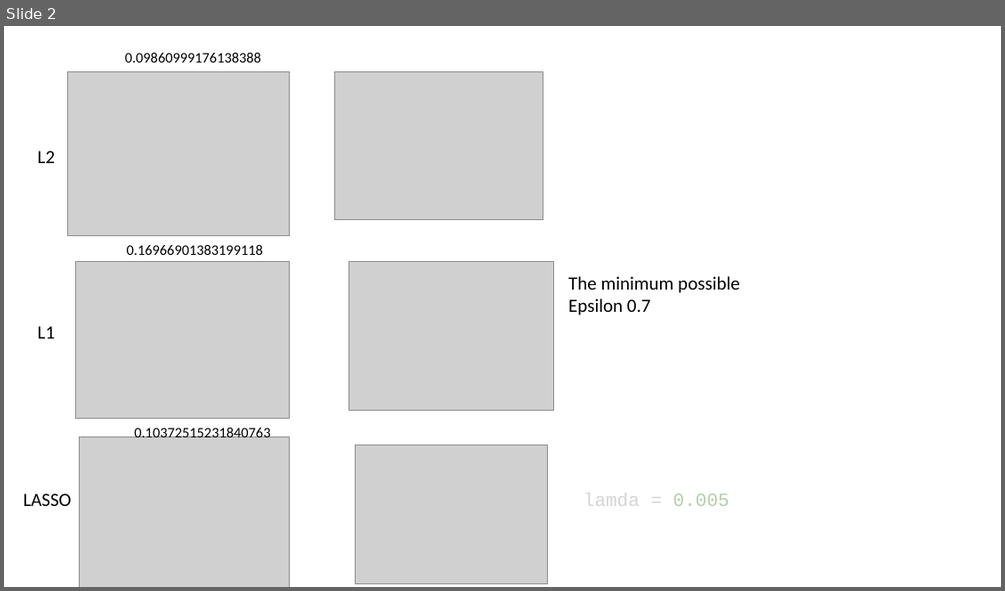
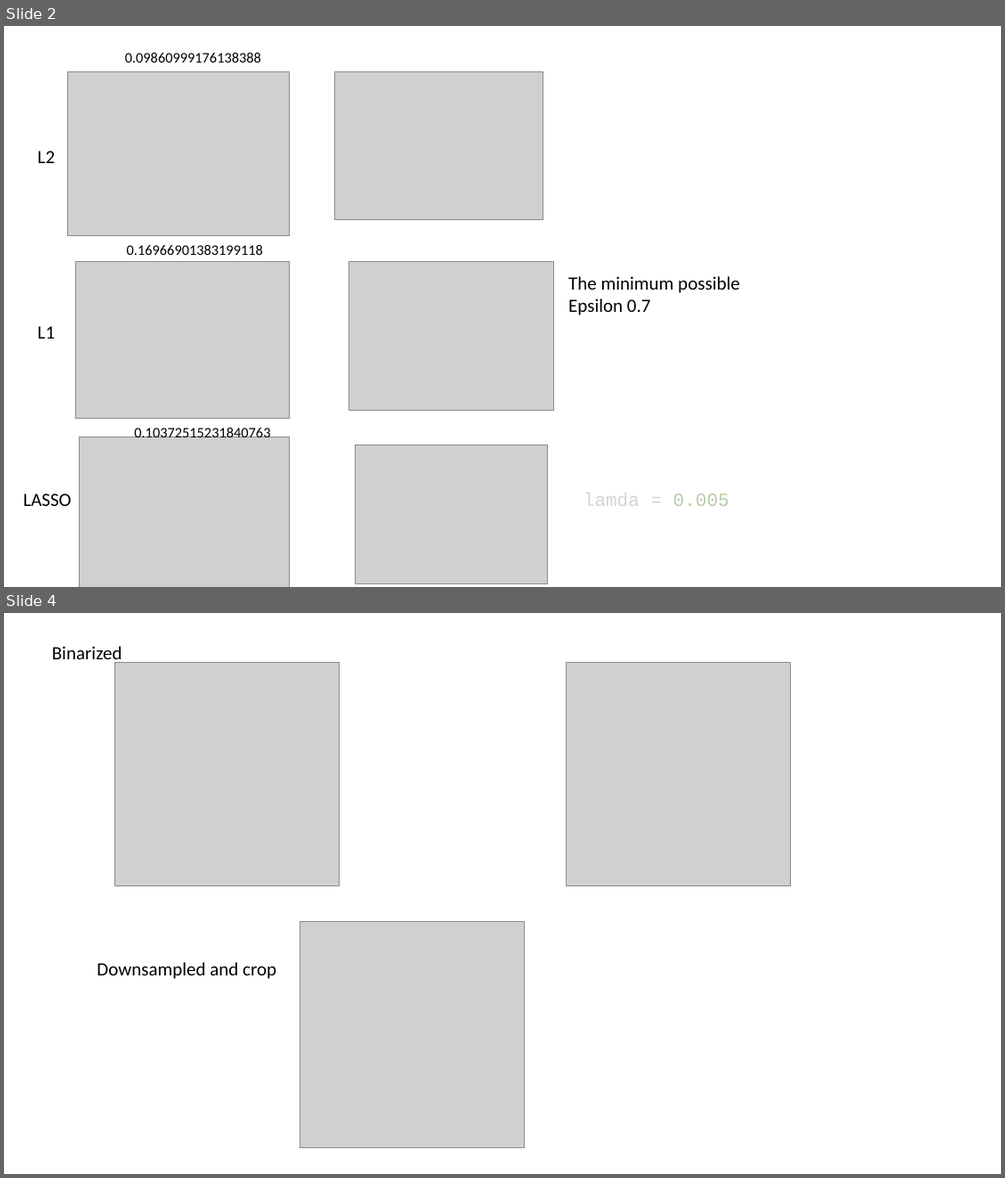
Before and after one commit to bbny-90/project_sparse_modeling_course_2020, a slide deck: preject.pptx. Shown one above the other, each under a label of ours: slide 2 before the commit, slides 2 and 4 after it; the slides between them are not shown. The pictures are 1005x591 and 1005x1178 pixels, drawn with LibreOffice and Linux fonts; fonts in the diff are those of the drawing; grey boxes stand for pictures. Boxes give left, top, right and bottom in pixels: in the first picture for what was removed or moved away, otherwise in the second. Text is boxed around its words. In the diff, an @@ line names an element or a change of style, - is before the commit and + after.

```diff
--- a/preject.pptx
+++ b/preject.pptx
@@ slide 4 added at (4, 613, 1001, 1174), background #FFFFFF @@
@@ text added at (52, 646, 122, 666), 18 pt, text #000000 @@
+Binarized
@@ picture added at (115, 662, 340, 886) @@
@@ picture added at (566, 662, 791, 886) @@
@@ picture added at (299, 921, 524, 1148) @@
@@ text added at (97, 962, 276, 979), 18 pt, text #000000 @@
+Downsampled and crop
```
Also in this commit, not shown: 3 other slides added, 5 other files.
